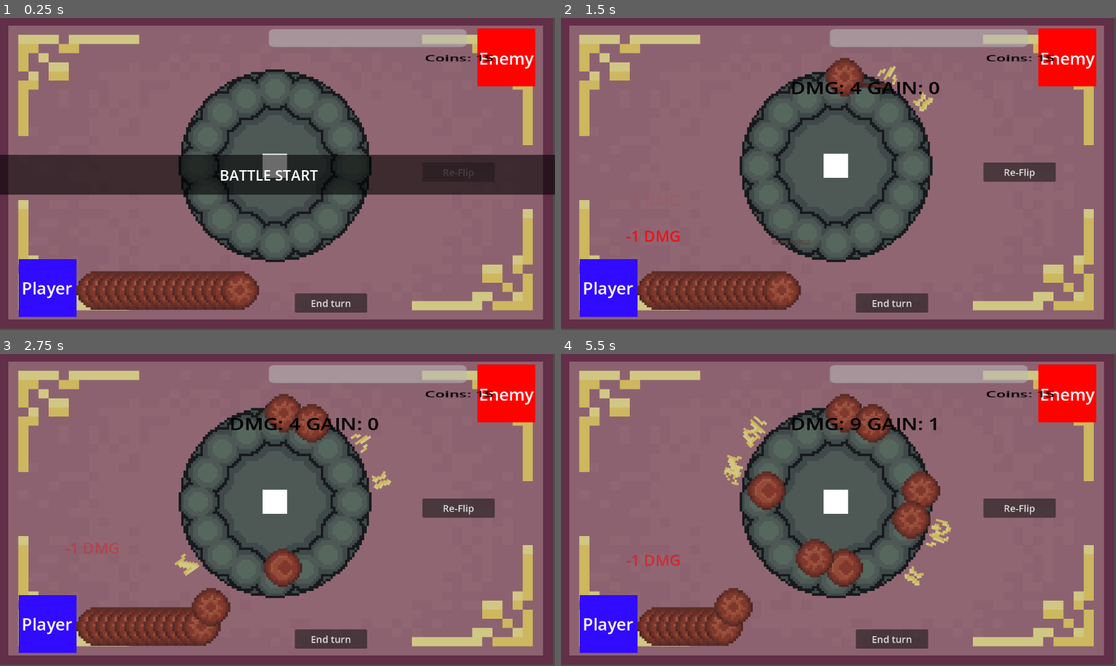
Above: before the commit, frames 1-4 (two rows, left to right).
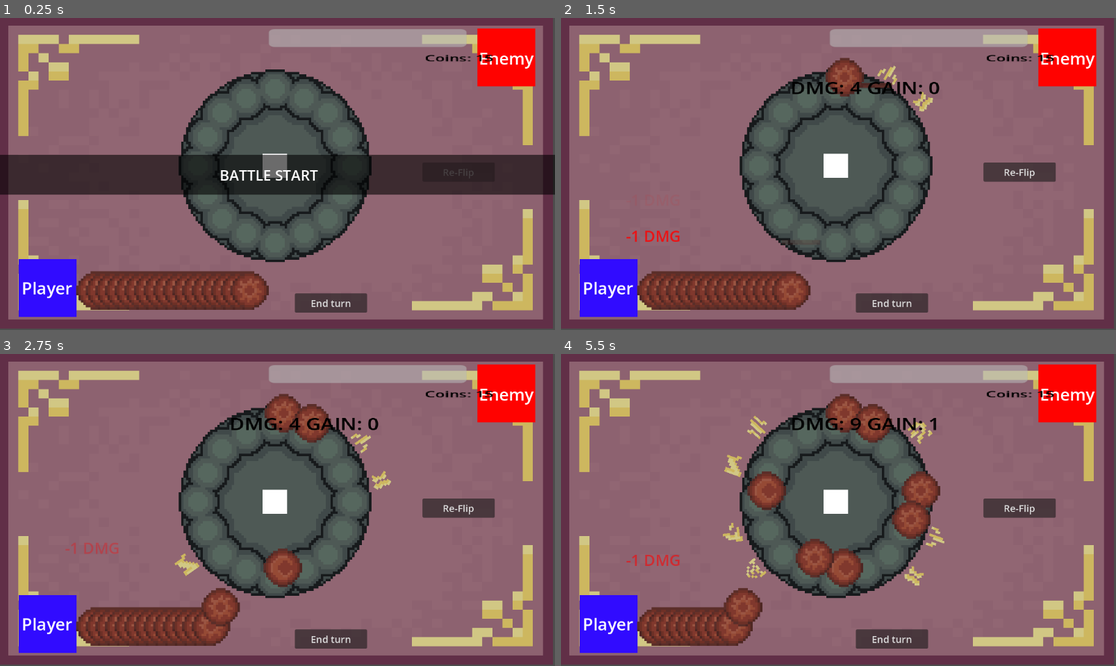
Above: after the commit, the same moments.

Repository: WebsterMiguelle/Arcoinium
Game: Godot game, scene res://Scene/main.tscn
Same seed, same stepped clock (60 frames per second), same inputs: the game is played once before the commit and once after it.
Inputs:
- Up to frame 1 (0.25 s): no input
- Up to frame 2 (1.5 s): click "Coins: 16" (after the commit: "Coins: 17") at 0.5 s; click "Coins: 15" (after the commit: "Coins: 16") at 1.25 s
- Up to frame 3 (2.75 s): click "Coins: 14" (after the commit: "Coins: 15") at 2 s
- Up to frame 4 (5.5 s): click "Coins: 13" (after the commit: "Coins: 14") at 2.75 s; click "Coins: 12" (after the commit: "Coins: 13") at 3.5 s; click "Coins: 11" (after the commit: "Coins: 12") at 4.25 s; click "Coins: 10" (after the commit: "Coins: 11") at 5 s

The runs differ from the first frame. In frame 1, 0.4% of the frame differs, in the area x 41-49%, y 81-94%; in frame 2, 0.4%; in frame 3, 0.8%; in frame 4, 1.3%, in the area x 27-71%, y 21-94%.

Commit message:
Intensified Rune Speeds

Diff:
--- a/Script/Rune_Rotators/rune_layer_2.gd
+++ b/Script/Rune_Rotators/rune_layer_2.gd
@@ -8,5 +8,5 @@
 
 # Called every frame. 'delta' is the elapsed time since the previous frame.
 func _process(delta: float) -> void:
-	rotation_degrees -= 30 * delta
+	rotation_degrees -= 40 * delta
 	pass
--- a/Script/Rune_Rotators/rune_layer_3.gd
+++ b/Script/Rune_Rotators/rune_layer_3.gd
@@ -8,5 +8,5 @@
 
 # Called every frame. 'delta' is the elapsed time since the previous frame.
 func _process(delta: float) -> void:
-	rotation_degrees += 40 * delta
+	rotation_degrees += 80 * delta
 	pass
--- a/Script/Rune_Rotators/rune_layer_4.gd
+++ b/Script/Rune_Rotators/rune_layer_4.gd
@@ -8,5 +8,5 @@
 
 # Called every frame. 'delta' is the elapsed time since the previous frame.
 func _process(delta: float) -> void:
-	rotation_degrees -= 50 * delta
+	rotation_degrees -= 160 * delta
 	pass
--- a/Script/player.gd
+++ b/Script/player.gd
@@ -4,7 +4,7 @@
 
 #PLAYER STATS
 var max_coin = 100 #Max Coin Capacity
-var coin = 16:
+var coin = 17:
 	set(value):
 		coin = clamp(value,0,max_coin)
 		hp_changed.emit(coin)
